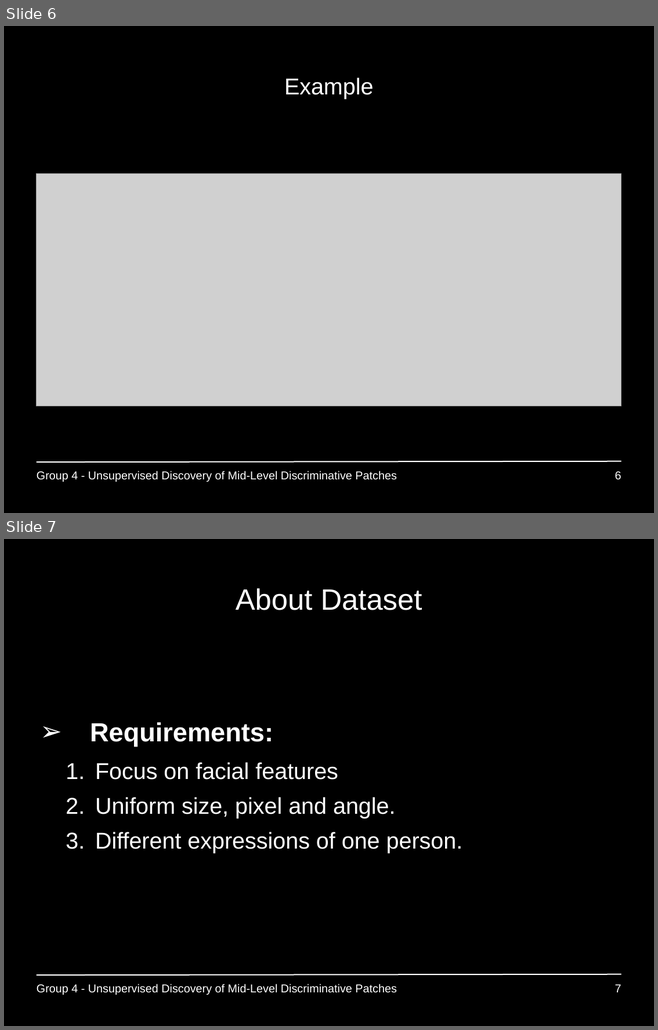
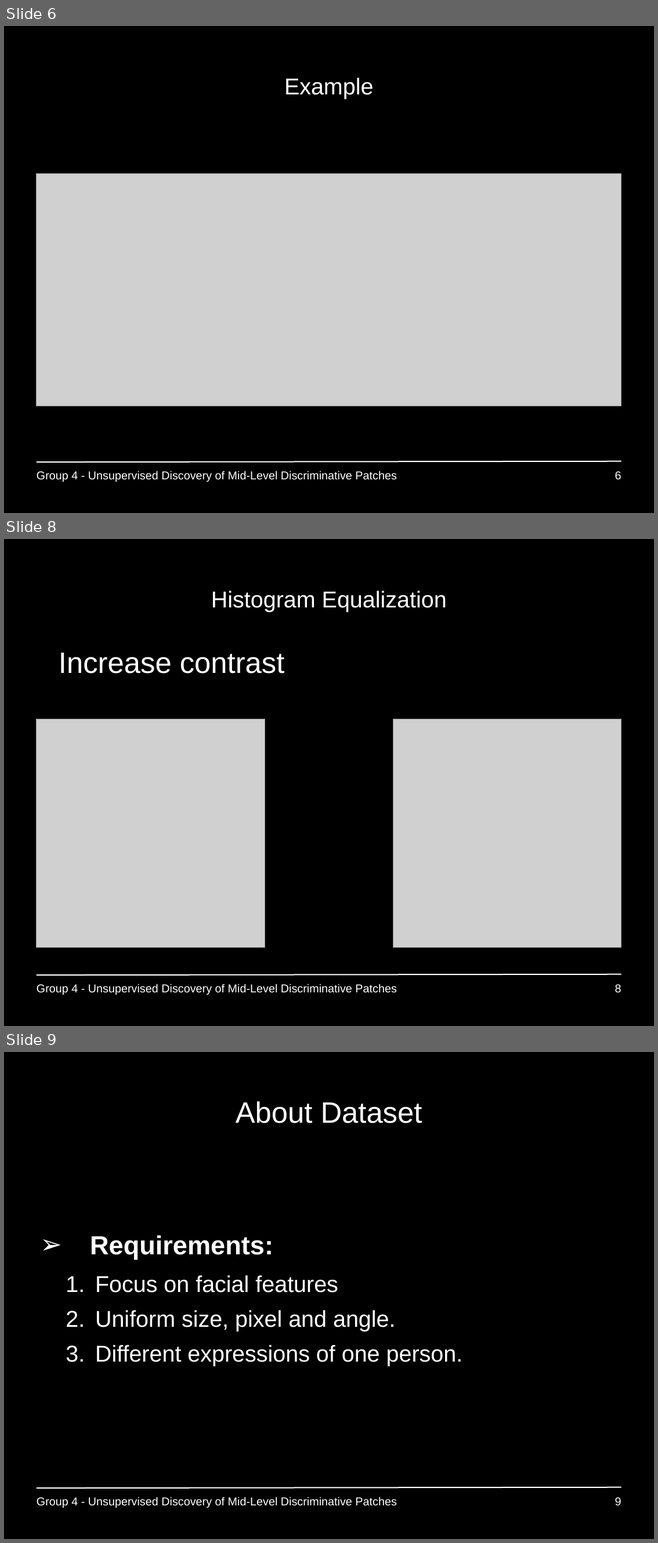
Before and after one commit to GiannisPapadopoulos/DiscriminativePatches, a slide deck: presentations/period3/MAI_Project1_Group4.ppt. Shown one above the other, each under a label of ours: slides 6 and 7 before the commit, slides 6, 8 and 9 after it; the slides between them are not shown. The pictures are 658x1030 and 658x1543 pixels, drawn with LibreOffice and Linux fonts; fonts in the diff are those of the drawing; grey boxes stand for pictures; background and template pictures are left out. Boxes give left, top, right and bottom in pixels: in the first picture for what was removed or moved away, otherwise in the second. Text is boxed around its words. In the diff, an @@ line names an element or a change of style, - is before the commit and + after.

```diff
--- a/presentations/period3/MAI_Project1_Group4.ppt
+++ b/presentations/period3/MAI_Project1_Group4.ppt
@@ slide 8 added at (4,539,654,1026), background #000000; not listed: 1 template element that a slide beside it also shows @@
@@ title added at (211,591,447,611), 28 pt, text #FFFFFF @@
+Histogram Equalization
@@ text added at (59,653,285,674), 36 pt, text #FFFFFF @@
+• Increase contrast
@@ picture added at (36,719,265,947) @@
@@ picture added at (393,719,621,948) @@
@@ text added at (36,984,396,995), 14 pt, text #FFFFFF @@
+Group 4 - Unsupervised Discovery of Mid-Level Discriminative Patches
@@ page number added at (615,984,621,993), 14 pt, text #FFFFFF @@
+8
@@ what was slide 7 is now slide 9 @@
@@ page number at (615,1497,621,1506): text changed @@
-7
+9
```
Also in this commit, not shown: 3 other slides added.
